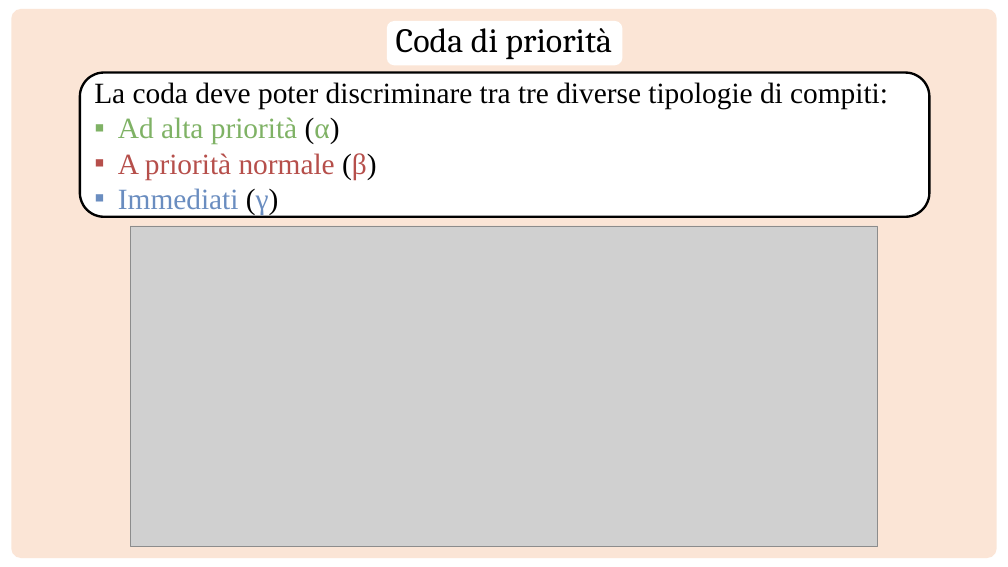
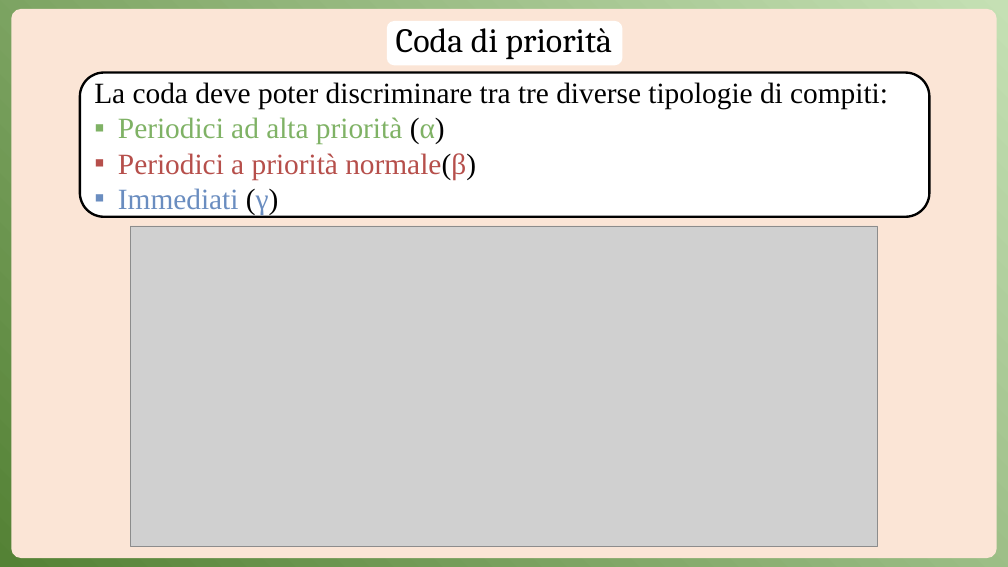
Before and after one commit to Anrighe/Tesi-Laurea-Triennale-Informatica-Unimore, a slide deck: slide 12 of Presentazione_Tesi_Triennale_Informatica_Unimore_2022_2023_Enrico_Marras_152336.pptx. Drawn at 1008x567 pixels with LibreOffice and Linux fonts; fonts in the diff are those of the drawing; grey boxes stand for pictures. Boxes give left, top, right and bottom in pixels: in the first picture for what was removed or moved away, otherwise in the second. Text is boxed around its words. In the diff, an @@ line names an element or a change of style, - is before the commit and + after.

```diff
--- a/Presentazione_Tesi_Triennale_Informatica_Unimore_2022_2023_Enrico_Marras_152336.pptx
+++ b/Presentazione_Tesi_Triennale_Informatica_Unimore_2022_2023_Enrico_Marras_152336.pptx
@@ background #FFFFFF to gradient #C5E0B4 to #548235 @@
@@ text in rounded rectangle at (x1=118, y1=117, x2=476, y2=180): text changed @@
-▪ Ad alta priorità (α)
-▪ A priorità normale (β)
+▪ Periodici ad alta priorità (α)
+▪ Periodici a priorità normale(β)
```
Also in this commit, not shown: 9 other slides changed, 1 slide added, 1 other file.
